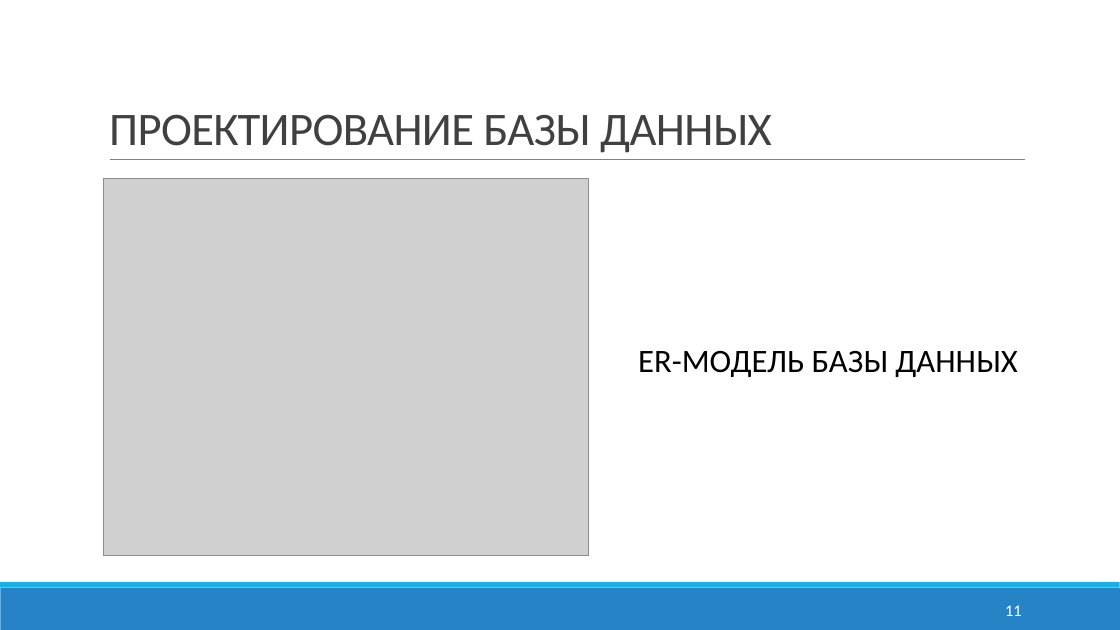
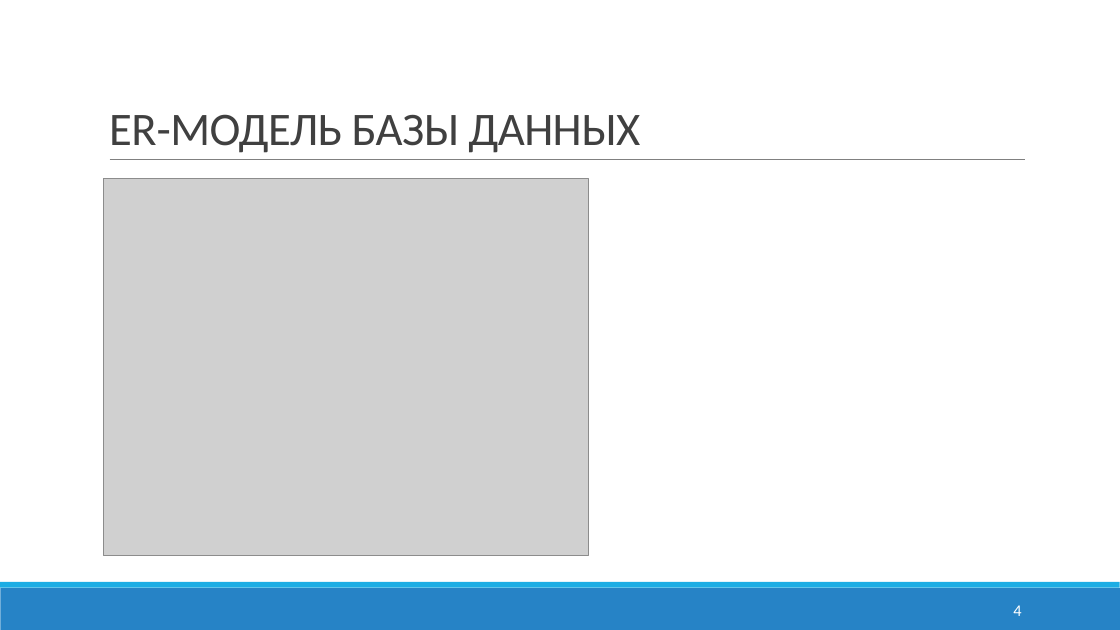
Before and after one commit to NikvaseN/degree-work, a slide deck: slide 4 of docs/Презентация.pptx (slide 11 before the commit). Drawn at 1120x630 pixels with LibreOffice and Linux fonts; fonts in the diff are those of the drawing; grey boxes stand for pictures. Boxes give left, top, right and bottom in pixels: in the first picture for what was removed or moved away, otherwise in the second. Text is boxed around its words. In the diff, an @@ line names an element or a change of style, - is before the commit and + after.

```diff
--- a/docs/Презентация.pptx
+++ b/docs/Презентация.pptx
@@ title at (x1=109, y1=114, x2=640, y2=153): text changed @@
-ПРОЕКТИРОВАНИЕ БАЗЫ ДАННЫХ
+ER-МОДЕЛЬ БАЗЫ ДАННЫХ
@@ text removed at (x1=638, y1=350, x2=1017, y2=377) @@
-ER-МОДЕЛЬ БАЗЫ ДАННЫХ
@@ page number at (x1=1013, y1=605, x2=1021, y2=616): text changed @@
-11
+4
```
Also in this commit, not shown: 1 other slide changed, 2 slides added, 17 slides removed, 13 other files.
